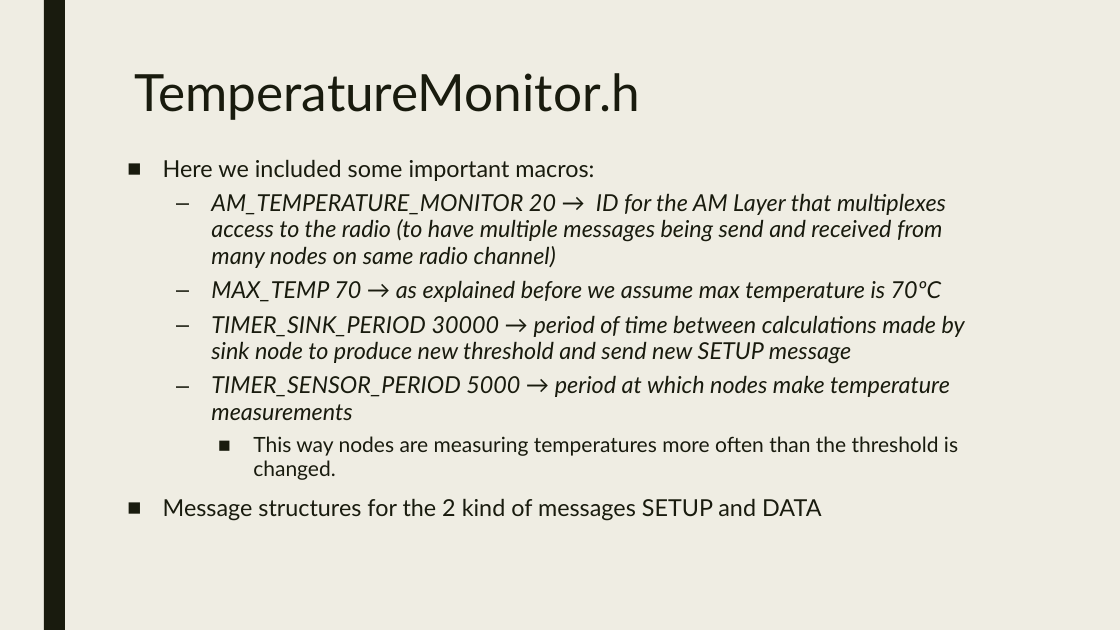
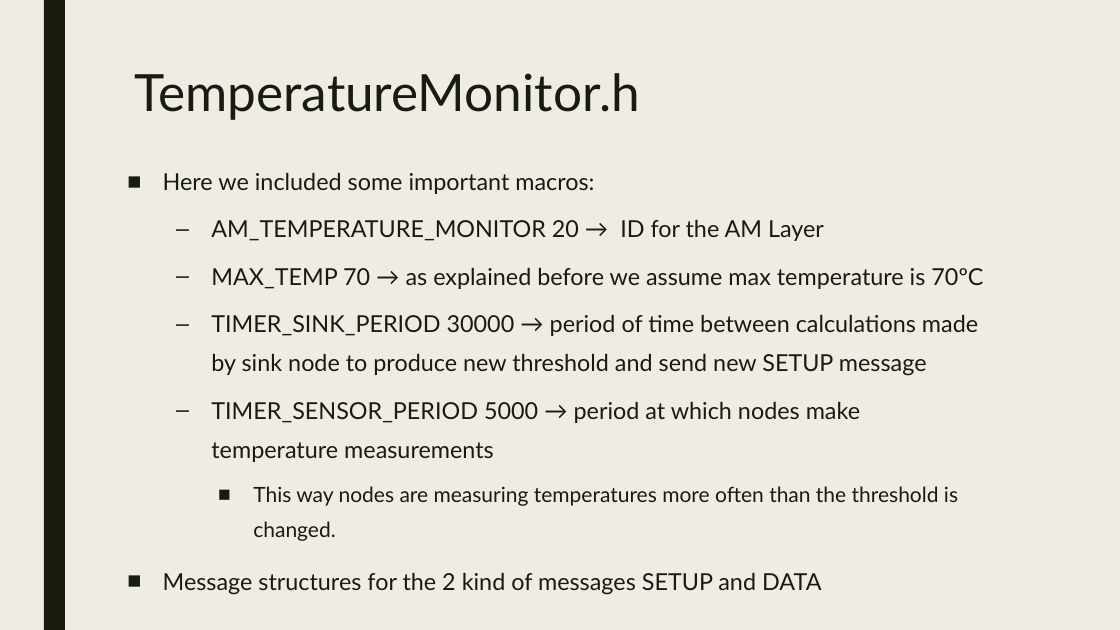
Before and after one commit to malonsocortes/Middleware_Final_Projects, a slide deck: slide 6 of Presentations/TemperatureProj.pptx. Drawn at 1120x630 pixels with LibreOffice and Linux fonts; fonts in the diff are those of the drawing. Boxes give left, top, right and bottom in pixels: in the first picture for what was removed or moved away, otherwise in the second. Text is boxed around its words. In the diff, an @@ line names an element or a change of style, - is before the commit and + after.

Commit message:
Final touches in presentation of Temperature Project

```diff
--- a/Presentations/TemperatureProj.pptx
+++ b/Presentations/TemperatureProj.pptx
@@ text at <box>163,172,983,595</box>: italic off in "MAX_TEMP 70 → as explained before we ...", "TIMER_SINK_PERIOD 30000 → period of time between ...", "TIMER_SENSOR_PERIOD 5000 → period at which nodes ..."; line spacing 0.94 to 1.4 @@
@@ text at <box>211,219,824,241</box>: text changed; italic off @@
-  – AM_TEMPERATURE_MONITOR 20 → ID for the AM Layer that multiplexes access to the radio (to have multiple messages being send and received from many nodes on same radio channel)
+  – AM_TEMPERATURE_MONITOR 20 → ID for the AM Layer
```
Also in this commit, not shown: 13 other slides changed.
